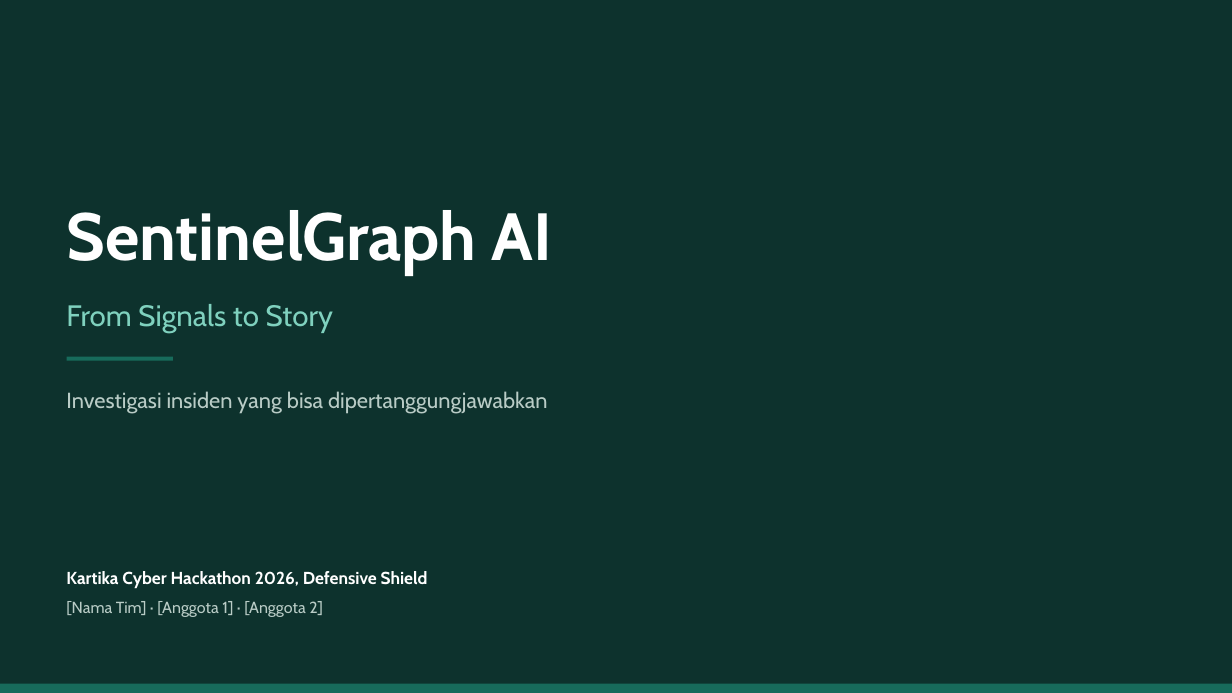
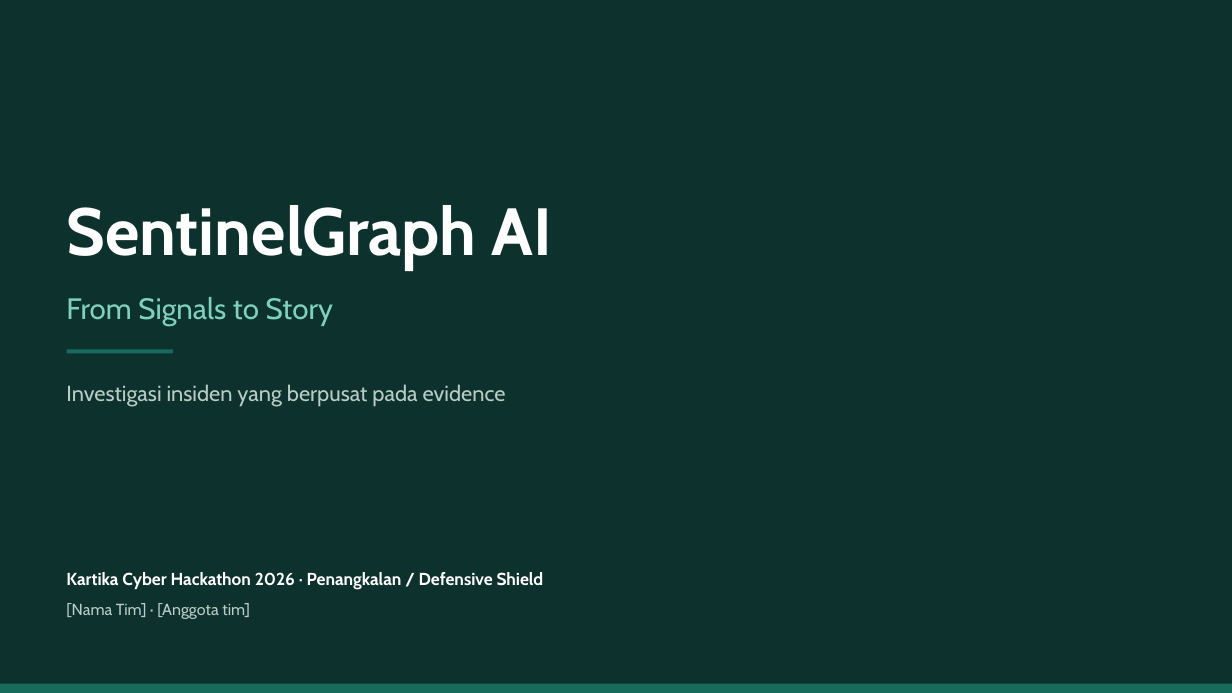
Before and after one commit to jackkd414-source/sentinel-graph-ai, a slide deck: slide 1 of docs/presentation/SentinelGraph-AI-slides.pptx. Drawn at 1232x693 pixels with LibreOffice and Linux fonts; fonts in the diff are those of the drawing. Boxes give left, top, right and bottom in pixels: in the first picture for what was removed or moved away, otherwise in the second. Text is boxed around its words. In the diff, an @@ line names an element or a change of style, - is before the commit and + after.

```diff
--- a/docs/presentation/SentinelGraph-AI-slides.pptx
+++ b/docs/presentation/SentinelGraph-AI-slides.pptx
@@ text "SentinelGraph AI" moved from (x1=66, y1=210, x2=553, y2=275) to (x1=66, y1=205, x2=553, y2=270) @@
@@ text "From Signals to Story" moved from (x1=66, y1=304, x2=333, y2=333) to (x1=66, y1=297, x2=333, y2=326) @@
@@ rectangle moved from (x1=67, y1=357, x2=173, y2=360) to (x1=67, y1=349, x2=173, y2=353) @@
@@ text at (x1=66, y1=384, x2=506, y2=407): text changed @@
-Investigasi insiden yang bisa dipertanggungjawabkan
+Investigasi insiden yang berpusat pada evidence
@@ text at (x1=66, y1=572, x2=544, y2=619): text changed @@
-Kartika Cyber Hackathon 2026, Defensive Shield
-[Nama Tim] · [Anggota 1] · [Anggota 2]
+Kartika Cyber Hackathon 2026 · Penangkalan / Defensive Shield
+[Nama Tim] · [Anggota tim]
```
Also in this commit, not shown: 5 other slides changed, 4 slides added, 4 slides removed, 2 other files.
